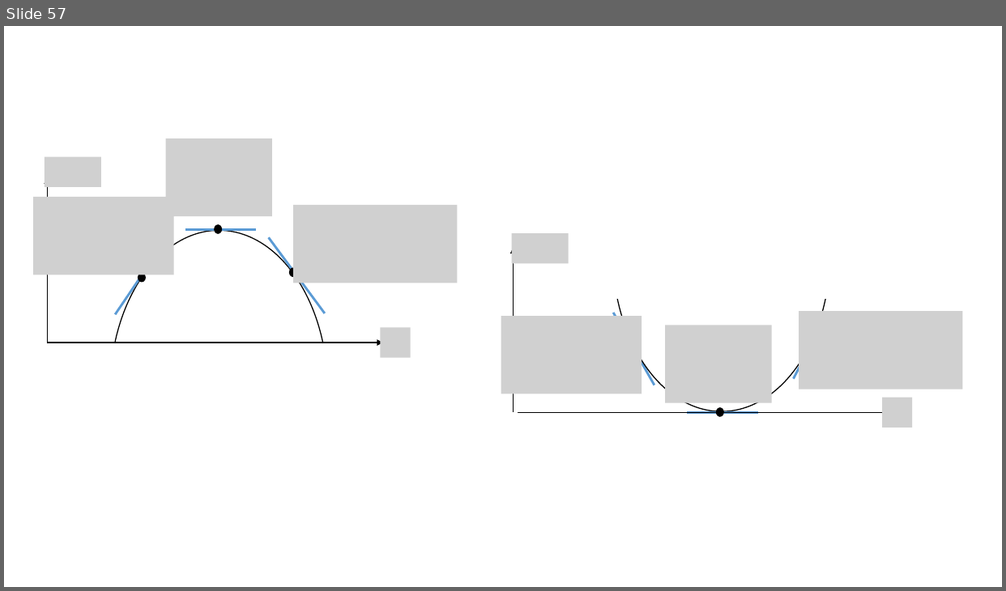
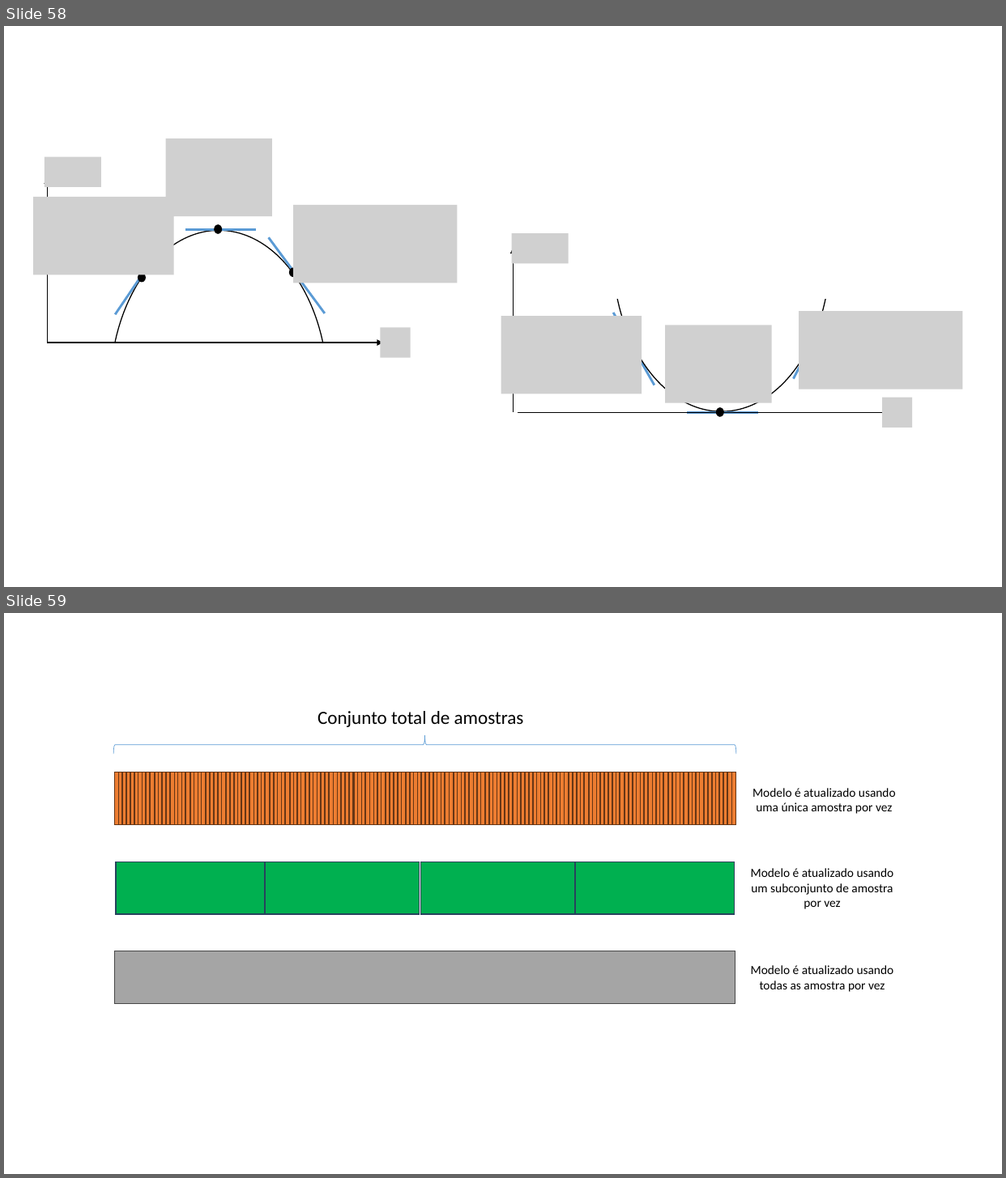
Before and after one commit to zz4fap/t319_aprendizado_de_maquina, a slide deck: slides/T319_Regressão_Linear (Parte II).pptx. Shown one above the other, each under a label of ours: slide 57 before the commit, slides 58 and 59 after it. The pictures are 1006x591 and 1006x1178 pixels, drawn with LibreOffice and Linux fonts; fonts in the diff are those of the drawing; grey boxes stand for pictures. Boxes give left, top, right and bottom in pixels: in the first picture for what was removed or moved away, otherwise in the second. Text is boxed around its words. In the diff, an @@ line names an element or a change of style, - is before the commit and + after.

```diff
--- a/slides/T319_Regressão_Linear (Parte II).pptx
+++ b/slides/T319_Regressão_Linear (Parte II).pptx
@@ slide 59 added at (x1=4, y1=613, x2=1002, y2=1174), background #FFFFFF @@
@@ group added at (x1=113, y1=711, x2=896, y2=1003): 161 rectangles, 4 texts, 1 left brace @@
+Conjunto total de amostras
+Modelo é atualizado usando uma única amostra por vez
+Modelo é atualizado usando um subconjunto de amostra por vez
+Modelo é atualizado usando todas as amostra por vez
@@ what was slide 57 is now slide 58 @@
```
Also in this commit, not shown: 2 slides changed, 1 other slide added, 3 other files.
